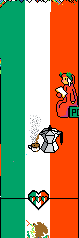
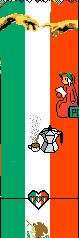
Comparing the layer stacks of the two w=79, h=238 images. Changes:
added layer "mani" above "fullFlag" over [left=0, top=13, right=78, bottom=39]
